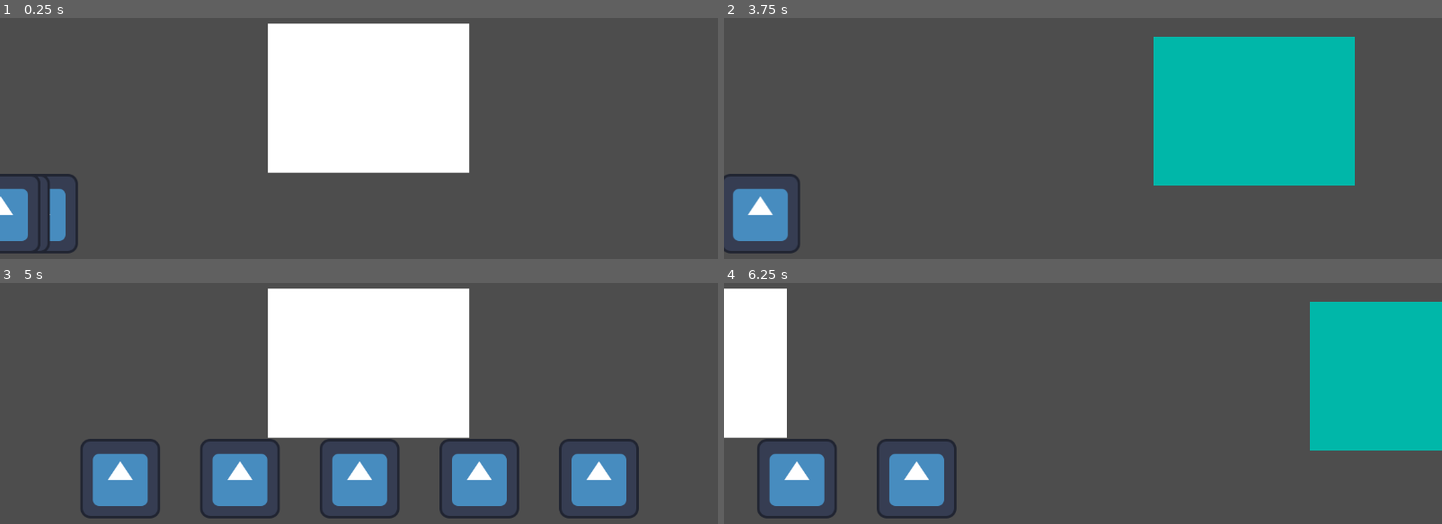
Above: before the commit, frames 1-4 (two rows, left to right).
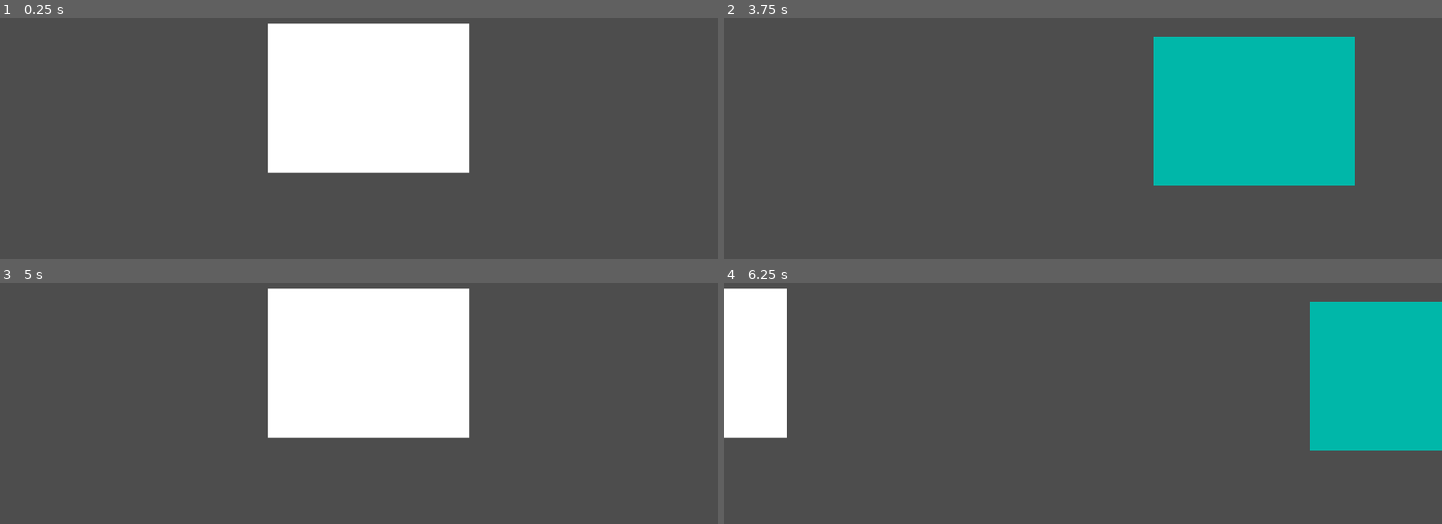
Above: after the commit, the same moments.

Repository: Novali91/Snakeeyes
Game: Godot game, scene res://root.tscn
Same seed, same stepped clock (60 frames per second), same inputs: the game is played once before the commit and once after it. The engine's default icon, where the game draws it, is replaced by a stand-in: a white triangle on a blue panel in a dark square.
Inputs (mouse positions are in pixels of both pictures, inside the frame that each line leads up to):
- Up to frame 1 (0.25 s): no input
- Up to frame 2 (3.75 s): move the mouse to (1240, 85) at 0.52 s; hold Right (right) 0.53-1.28 s; move the mouse to (939, 126) at 1.27 s; hold Left (left) 1.28-2.03 s; tap Enter at 2, 3.5 s; move the mouse to (outside the picture) at 2.02 s; hold Right (right) 2.03-3.53 s; tap Space at 2.75 s; move the mouse to (1047, 186) at 2.77 s; move the mouse to (1298, 167) at 3.52 s; hold Left (left) from 3.53 s (still down)
- Up to frame 3 (5 s): keep holding Left (left); move the mouse to (143, 311) at 4.27 s
- Up to frame 4 (6.25 s): tap Space at 5 s; move the mouse to (1118, 372) at 5.02 s; tap Enter at 5.75 s; move the mouse to (outside the picture) at 5.77 s; release Left (left) at 5.78 s; hold Right (right) from 5.78 s (still down)

The runs differ from the first frame. In frame 1, 1.9% of the frame differs, in the area x 0-11%, y 64-98%; in frame 2, 2.0%; in frame 3, 11%, in the area x 11-89%, y 64-98%; in frame 4, 4.3%.

Commit message:
Reworked drink/snake and created tooltip_manager/tooltip (untested)

Diff:
--- /dev/null
+++ b/01_Managers/04_Tooltip_Manager/tooltip.gd
@@ -0,0 +1,93 @@
+extends Node2D
+class_name Tooltip
+
+## How it's used: Each drink/snake has a child tooltip node
+## When that drink/snake is hovered, it will tell tooltip_manager
+## If no other tooltips with higher priority are hovered, then this tooltip shows up
+## activate() makes it visible and turns it on, deactivate() deactivates it
+
+## Tooltip positions:
+const TOP_RIGHT: int = 0
+const TOP_LEFT: int = 1
+const BOTTOM_RIGHT: int = 2
+const BOTTOM_LEFT: int = 3
+# Used to set visibility of Sprite
+@onready var tooltip_sprite = $TooltipSprite
+
+var is_active: bool = false
+
+# Math stuff
+## Question: Does tooltip appearing over sprite seem bad? Should buffer always push it off?
+var buffer: Vector2 = Vector2(40, 40)
+
+## Set this when we get actual sprite size for the tooltip
+var sprite_size: Vector2
+
+## Assuming viewport size does NOT change midgame (idk if it can or not)
+@onready var viewport_size: Vector2 = get_viewport_rect().size
+
+func _physics_tick() -> void:
+	# Not visible means it doesn't do stuff!
+	if !is_active:
+		pass
+
+	global_position = calculate_position()
+	pass
+
+## Helper function to find position for tooltip to appear
+# Currently, outputs position assuming that the tooltip sprite is bottomright-
+# -of origin of tooltip scene
+func calculate_position() -> Vector2:
+	# Top-left corner of the screen - global position
+	var viewport_position: Vector2 = get_viewport().get_visible_rect().position
+	# Mouse position - relative position to viewport
+	var mouse_position: Vector2 = get_viewport().get_mouse_position()
+
+	# Finds where tooltip appears proportional to cursor
+	var position_spot: int = get_spot(mouse_position)
+
+	match position_spot:
+		TOP_RIGHT:
+			return Vector2(viewport_position.x+mouse_position.x+buffer.x,\
+			viewport_position.y - mouse_position.y - buffer.y - sprite_size.y)
+		TOP_LEFT:
+			return Vector2(viewport_position.x+mouse_position.x-buffer.x-sprite_size.x,\
+			viewport_position.y - mouse_position.y - buffer.y - sprite_size.y)
+		BOTTOM_RIGHT:
+			return Vector2(viewport_position.x+mouse_position.x+buffer.x,\
+			viewport_position.y - mouse_position.y + buffer.y)
+		BOTTOM_LEFT:
+			return Vector2(viewport_position.x+mouse_position.x-buffer.x-sprite_size.x,\
+			viewport_position.y - mouse_position.y + buffer.y)
+
+	return Vector2.ZERO
+
+## Helper function for calculate_position:
+# Calculates where the tooltip fits (what position from the cursor)
+# Priority order: top right > top left > bottom right > bottom left
+func get_spot(mouse_position: Vector2) -> int:
+	if (mouse_position.x + (2*buffer.x) + sprite_size.x) <= viewport_size.x && \
+	(mouse_position.y - (2*buffer.y) - sprite_size.y) >= viewport_size.y:
+		return TOP_RIGHT
+	elif (mouse_position.x - (2*buffer.x) - sprite_size.x) >= viewport_size.x && \
+	(mouse_position.y - (2*buffer.y) - sprite_size.y) >= viewport_size.y:
+		return TOP_LEFT
+	elif (mouse_position.x + (2*buffer.x) + sprite_size.x) <= viewport_size.x && \
+	(mouse_position.y + (2*buffer.y) + sprite_size.y) <= viewport_size.y:
+		return BOTTOM_RIGHT
+	else:
+		return BOTTOM_LEFT
+
+func activate() -> void:
+	is_active = true
+	tooltip_sprite.visible = true
+	pass
+
+func deactivate() -> void:
+	is_active = false
+	tooltip_sprite.visible = false
+	pass
+
+## Used to instantiate the values in the tooltip descriptions using the drink/snake resource
+func instantiate_values() -> void:
+	pass
--- a/01_Managers/04_Tooltip_Manager/tooltip_manager.gd
+++ b/01_Managers/04_Tooltip_Manager/tooltip_manager.gd
@@ -1,14 +1,46 @@
 extends Node
+class_name TooltipManager
 
 ## To use:
-# Whoever adds drinks to this john needs to call add_drink(drink)
+# Whoever adds item to this john needs to call add_item(item)
+# There is one of these for each screen, and each one controls all-
+# -snakes and drinks on each screen
 
 ## Todo: Snakes/drinks need start_hover end_hover and click - Same hierarchical class
 ## Tooltip manager intercepts hover signals but passes up click
 ## Tooltip manager holds both, there are 3 (one for each area)
 
-## Note: When ported to snakes, need to change
-## Idea: Whoever adds drinks to this john needs to call add_drink
-func add_drink(new_drink: Drink) -> void:
+## Does this call physics_tick in all of its children?
 
+var deck_items: Array[DeckItem]
+
+var cur_tooltip_visible: DeckItem = null
+
+## Note: When ported to each diff screen, diff logic?
+
+## Idea: Whoever adds items to this john's children needs to call add_item
+func add_item(new_item: DeckItem) -> void:
+	deck_items.push_back(new_item)
+	add_child(new_item)
+
+	new_item.hovered.connect(child_hovered)
+	new_item.unhovered.connect(child_unhovered)
+	new_item.clicked.connect(child_clicked)
 	pass
+
+func remove_item(item: DeckItem) -> void:
+	for i in range(deck_items.size()):
+		#if deck_items[i].smth = item.smth How to do this? UID?
+		pass
+	pass
+
+## How are ties broken? Can I see who is higher up in child tree?
+func child_hovered(child: DeckItem) -> void:
+	pass
+
+## Need to create functionality for if hovering 2 and unhover currently selected, hover new one
+func child_unhovered(child: DeckItem) -> void:
+	pass
+
+func child_clicked(child: DeckItem) -> void:
+	pass
--- a/02_Deck/01_Drinks/drink.gd
+++ b/02_Deck/01_Drinks/drink.gd
@@ -1,4 +1,4 @@
-extends Node2D
+extends DeckItem
 class_name Drink
 
 ## This drink script is probably what we instantiate a lot of
@@ -12,7 +12,7 @@
 @onready var drink_sprite: Sprite2D = $DrinkSprite
 
 ## Each attached_drink will have its own number for a special ability and we will-
-## -use a switch statement maybe
+## -use a switch statement depending on the number
 func special_effect() -> void:
 	match attached_drink.special_ability:
 		# No ability
--- a/02_Deck/01_Drinks/drink.tscn
+++ b/02_Deck/01_Drinks/drink.tscn
@@ -1,11 +1,18 @@
 [gd_scene format=3 uid="uid://cagc2qc6xk32s"]
 
 [ext_resource type="Script" uid="uid://d0vxlqxubniex" path="res://02_Deck/01_Drinks/drink.gd" id="1_3sv11"]
-[ext_resource type="Texture2D" uid="uid://iydiawq3074m" path="res://icon.svg" id="2_kbsba"]
+[ext_resource type="Script" uid="uid://40gxy6hwhljv" path="res://01_Managers/04_Tooltip_Manager/tooltip.gd" id="2_kbsba"]
 
-[node name="Drink" type="Node2D" unique_id=934598238]
+[node name="Drink" type="Area2D" unique_id=66274034]
 script = ExtResource("1_3sv11")
-metadata/_custom_type_script = "uid://d0vxlqxubniex"
+metadata/_custom_type_script = "uid://4lo1g706tbqt"
 
-[node name="DrinkSprite" type="Sprite2D" parent="." unique_id=1980161837]
-texture = ExtResource("2_kbsba")
+[node name="Hitbox" type="CollisionShape2D" parent="." unique_id=1306363368]
+
+[node name="DrinkSprite" type="Sprite2D" parent="." unique_id=555956909]
+
+[node name="Tooltip" type="Node2D" parent="." unique_id=1331643692]
+script = ExtResource("2_kbsba")
+metadata/_custom_type_script = "uid://40gxy6hwhljv"
+
+[node name="TooltipSprite" type="Sprite2D" parent="Tooltip" unique_id=1894668111]
--- a/02_Deck/02_Snakes/snake.gd
+++ b/02_Deck/02_Snakes/snake.gd
@@ -1,4 +1,4 @@
-extends Node2D
+extends DeckItem
 class_name Snake
 
 ## How to use: attached_snake stores the snake stats
--- a/02_Deck/02_Snakes/snake.tscn
+++ b/02_Deck/02_Snakes/snake.tscn
@@ -1,9 +1,21 @@
 [gd_scene format=3 uid="uid://bxhfwwxj38y6n"]
 
 [ext_resource type="Script" uid="uid://cxsjn4i6ih5d2" path="res://02_Deck/02_Snakes/snake.gd" id="1_eehjs"]
+[ext_resource type="Script" uid="uid://40gxy6hwhljv" path="res://01_Managers/04_Tooltip_Manager/tooltip.gd" id="2_su81r"]
 
-[node name="Snake" type="Node" unique_id=1163196607]
+[sub_resource type="RectangleShape2D" id="RectangleShape2D_m33or"]
+
+[node name="Snake" type="Area2D" unique_id=642352785]
 script = ExtResource("1_eehjs")
-metadata/_custom_type_script = "uid://cxsjn4i6ih5d2"
+metadata/_custom_type_script = "uid://4lo1g706tbqt"
 
-[node name="SnakeSprite" type="Sprite2D" parent="." unique_id=1574212652]
+[node name="SnakeSprite" type="Sprite2D" parent="." unique_id=2038083064]
+
+[node name="Hitbox" type="CollisionShape2D" parent="." unique_id=2142880755]
+shape = SubResource("RectangleShape2D_m33or")
+
+[node name="Tooltip" type="Node2D" parent="." unique_id=501440041]
+script = ExtResource("2_su81r")
+metadata/_custom_type_script = "uid://40gxy6hwhljv"
+
+[node name="TooltipSprite" type="Sprite2D" parent="Tooltip" unique_id=1437501481]
--- /dev/null
+++ b/02_Deck/deck_item.gd
@@ -0,0 +1,23 @@
+extends Area2D
+class_name DeckItem
+
+signal hovered(item: DeckItem)
+signal unhovered(item: DeckItem)
+signal clicked(item: DeckItem)
+
+## Should we instead propagate ready calls down so this guy instead has like ready()
+func _ready() -> void:
+	mouse_entered.connect(start_hover)
+	pass
+
+func start_hover() -> void:
+	hovered.emit(self)
+	pass
+
+func on_click() -> void:
+	clicked.emit(self)
+	pass
+
+func end_hover() -> void:
+	unhovered.emit(self)
+	pass
--- /dev/null
+++ b/02_Deck/deck_item.tscn
@@ -0,0 +1,24 @@
+[gd_scene format=3 uid="uid://wn3o741u2kjl"]
+
+[ext_resource type="Script" uid="uid://4lo1g706tbqt" path="res://02_Deck/deck_item.gd" id="1_nwthn"]
+[ext_resource type="Script" uid="uid://40gxy6hwhljv" path="res://01_Managers/04_Tooltip_Manager/tooltip.gd" id="2_1bulv"]
+
+[sub_resource type="RectangleShape2D" id="RectangleShape2D_1bulv"]
+
+[sub_resource type="CompressedTexture2D" id="CompressedTexture2D_1bulv"]
+load_path = "res://.godot/imported/icon.svg-218a8f2b3041327d8a5756f3a245f83b.ctex"
+
+[node name="DeckItem" type="Area2D" unique_id=142445891]
+script = ExtResource("1_nwthn")
+
+[node name="Hitbox" type="CollisionShape2D" parent="." unique_id=65146341]
+shape = SubResource("RectangleShape2D_1bulv")
+
+[node name="Tooltip" type="Node2D" parent="." unique_id=1682473350]
+script = ExtResource("2_1bulv")
+metadata/_custom_type_script = "uid://40gxy6hwhljv"
+
+[node name="TooltipSprite" type="Sprite2D" parent="Tooltip" unique_id=1042111328]
+visible = false
+position = Vector2(64, 64)
+texture = SubResource("CompressedTexture2D_1bulv")
--- /dev/null
+++ b/09_Test/JOEYTEST.tscn
@@ -0,0 +1,11 @@
+[gd_scene format=3 uid="uid://du02chqm6gmue"]
+
+[ext_resource type="Script" uid="uid://bhe1nkq85a3o4" path="res://09_Test/joeytest.gd" id="1_vk4i5"]
+[ext_resource type="Script" uid="uid://6hd2b0wx5v7f" path="res://01_Managers/04_Tooltip_Manager/tooltip_manager.gd" id="2_f87y4"]
+
+[node name="Joeytest" type="Node2D" unique_id=350037442]
+script = ExtResource("1_vk4i5")
+
+[node name="TooltipManager" type="Node" parent="." unique_id=267948972]
+script = ExtResource("2_f87y4")
+metadata/_custom_type_script = "uid://6hd2b0wx5v7f"
--- /dev/null
+++ b/09_Test/joeytest.gd
@@ -0,0 +1,20 @@
+extends Node2D
+
+var deckitempath = "res://02_Deck/deck_item.tscn"
+@onready var tooltip_manager = $TooltipManager
+
+func _ready() -> void:
+	var item1: Drink = preload("res://02_Deck/01_Drinks/drink.tscn").instantiate()
+	var item2 = preload("res://02_Deck/01_Drinks/drink.tscn").instantiate()
+	var item3 = preload("res://02_Deck/01_Drinks/drink.tscn").instantiate()
+
+	tooltip_manager.add_item(item1)
+	tooltip_manager.add_item(item2)
+	tooltip_manager.add_item(item3)
+
+	item1.position = Vector2(400, -500)
+	item2.position = Vector2(200, -200)
+	item3.position = Vector2(900, -900)
+
+	item1.drink_sprite.texture = preload("res://icon.svg")
+	pass
Not shown, added: 01_Managers/04_Tooltip_Manager/tooltip.gd.uid
Not shown, added: 02_Deck/deck_item.gd.uid
Not shown, added: 09_Test/joeytest.gd.uid
